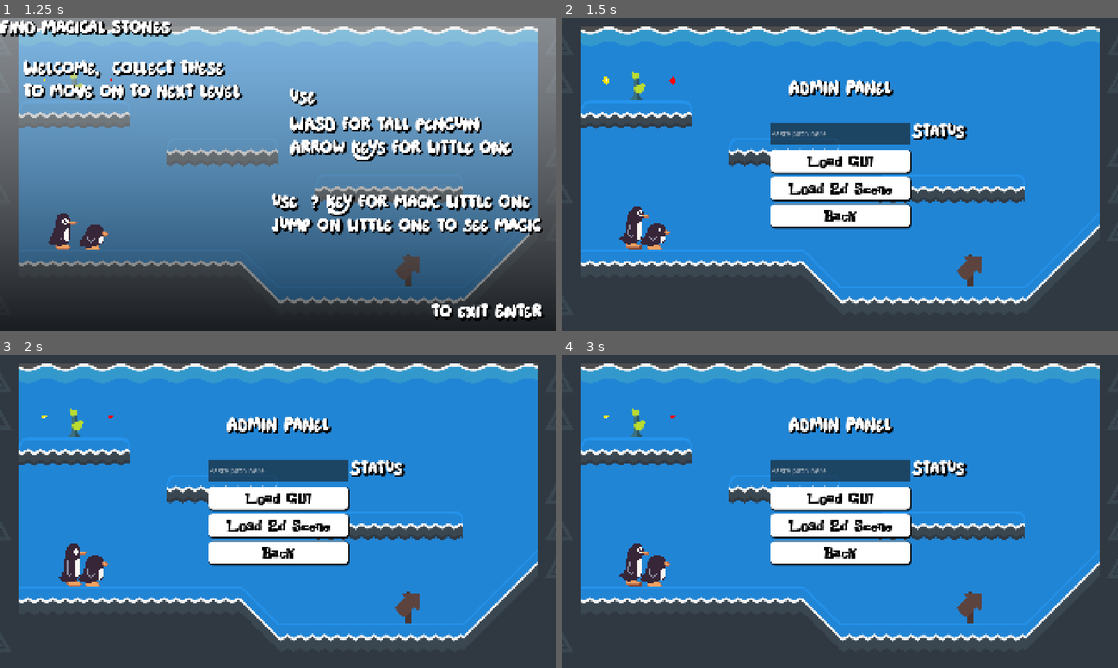
Above: before the commit, frames 1-4 (two rows, left to right).
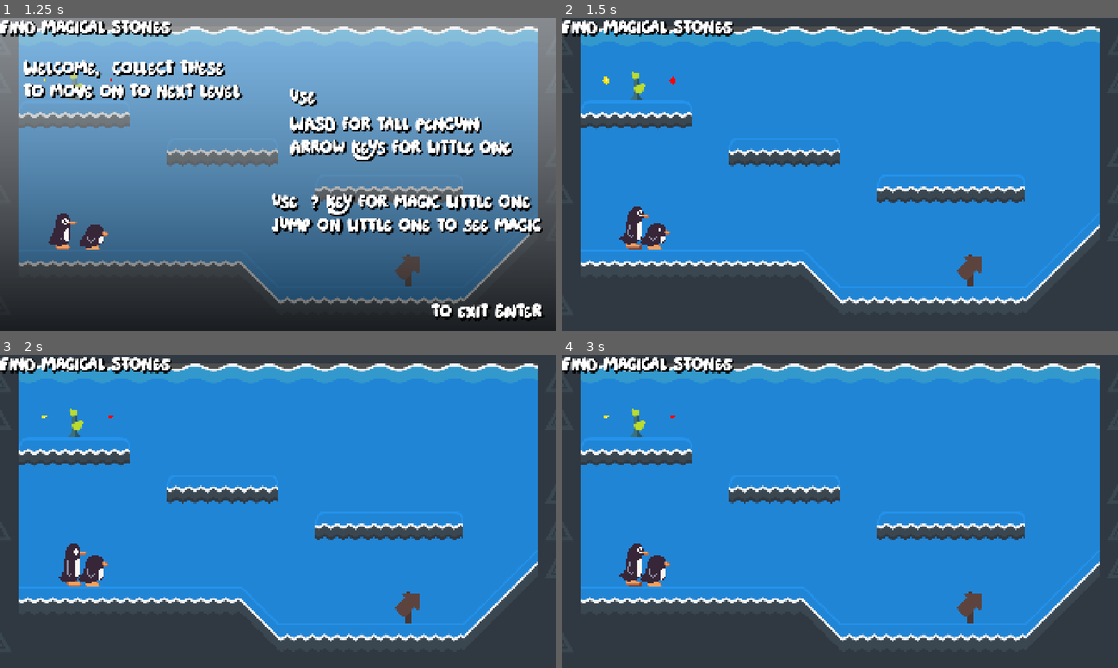
Above: after the commit, the same moments.

Repository: Shreyashz/couch-coop
Game: Godot game, scene res://Prefab/gameController.tscn
Same seed, same stepped clock (60 frames per second), same inputs: the game is played once before the commit and once after it.
Inputs (mouse positions are in pixels of both pictures, inside the frame that each line leads up to):
- Up to frame 1 (1.25 s): click "Start Game" at 0.5 s
- Up to frame 2 (1.5 s): tap Enter (Exit_tut) at 1.25 s; hold D (p1_move_right) from 1.28 s (still down); hold ` (AdminTrigger, bound only before the commit) from 1.28 s (still down)
- Up to frame 3 (2 s): keep holding D (p1_move_right); keep holding ` (AdminTrigger, bound only before the commit); tap Space (jump) at 1.52 s
- Up to frame 4 (3 s): release D (p1_move_right) at 2 s; release ` (AdminTrigger, bound only before the commit) at 2 s; click (840, 552) at 2 s, where only the run before the commit has a clickable "Back"; hold D (p1_move_right) from 2.78 s (still down); tap ` (AdminTrigger, bound only before the commit) at 2.85 s

Frame 1 is identical in both runs. In frame 2, 10% of the frame differs, in the area x 0-73%, y 0-68%; in frame 3, 10%; in frame 4, 10%.

Commit message:
Export things

Diff:
--- a/project.godot
+++ b/project.godot
@@ -128,18 +128,13 @@
 }
 p2_interact={
 "deadzone": 0.2,
-"events": [Object(InputEventKey,"resource_local_to_scene":false,"resource_name":"","device":-1,"window_id":0,"alt_pressed":false,"shift_pressed":false,"ctrl_pressed":false,"meta_pressed":false,"pressed":false,"keycode":59,"physical_keycode":0,"key_label":0,"unicode":59,"location":0,"echo":false,"script":null)
-, null, Object(InputEventKey,"resource_local_to_scene":false,"resource_name":"","device":-1,"window_id":0,"alt_pressed":false,"shift_pressed":false,"ctrl_pressed":false,"meta_pressed":false,"pressed":false,"keycode":47,"physical_keycode":0,"key_label":0,"unicode":47,"location":0,"echo":false,"script":null)
+"events": [null, Object(InputEventKey,"resource_local_to_scene":false,"resource_name":"","device":0,"window_id":0,"alt_pressed":false,"shift_pressed":false,"ctrl_pressed":false,"meta_pressed":false,"pressed":false,"keycode":0,"physical_keycode":75,"key_label":0,"unicode":0,"location":0,"echo":false,"script":null)
+, Object(InputEventKey,"resource_local_to_scene":false,"resource_name":"","device":-1,"window_id":0,"alt_pressed":false,"shift_pressed":false,"ctrl_pressed":false,"meta_pressed":false,"pressed":false,"keycode":45,"physical_keycode":0,"key_label":0,"unicode":45,"location":0,"echo":false,"script":null)
 ]
 }
 pause={
 "deadzone": 0.2,
 "events": [Object(InputEventKey,"resource_local_to_scene":false,"resource_name":"","device":-1,"window_id":0,"alt_press …(195 unchanged characters)…
-]
-}
-AdminTrigger={
-"deadzone": 0.2,
-"events": [Object(InputEventKey,"resource_local_to_scene":false,"resource_name":"","device":-1,"window_id":0,"alt_pressed":false,"shift_pressed":false,"ctrl_pressed":false,"meta_pressed":false,"pressed":false,"keycode":96,"physical_keycode":0,"key_label":0,"unicode":96,"location":0,"echo":false,"script":null)
 ]
 }
 Exit_tut={
Binary file added: WEB_DEPLOY/index.apple-touch-icon.png
Not shown, added: WEB_DEPLOY/index.apple-touch-icon.png.import
Binary file added: WEB_DEPLOY/index.icon.png
Not shown, added: WEB_DEPLOY/index.icon.png.import
Binary file added: WEB_DEPLOY/index.png
Not shown, added: WEB_DEPLOY/index.png.import
Not shown, added: export_presets.cfg
Not shown, added: WEB_DEPLOY/Game.zip
Not shown, added: WEB_DEPLOY/index.audio.position.worklet.js
Not shown, added: WEB_DEPLOY/index.audio.worklet.js
Not shown, added: WEB_DEPLOY/index.html
Not shown, added: WEB_DEPLOY/index.js
(and 5 more such lines)
